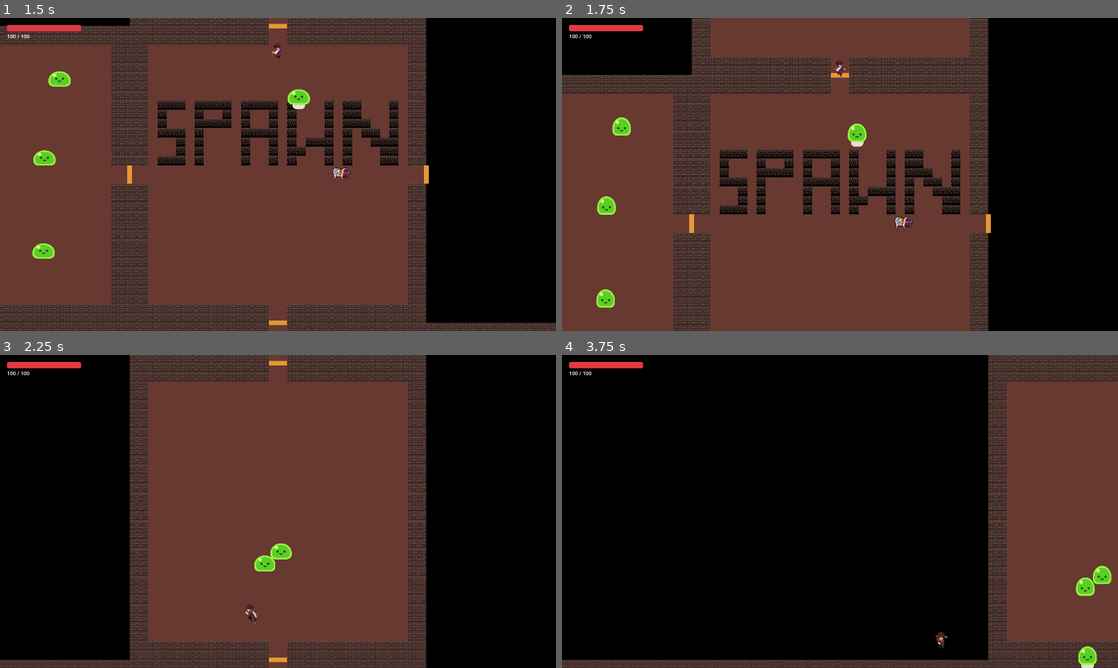
Above: before the commit, frames 1-4 (two rows, left to right).
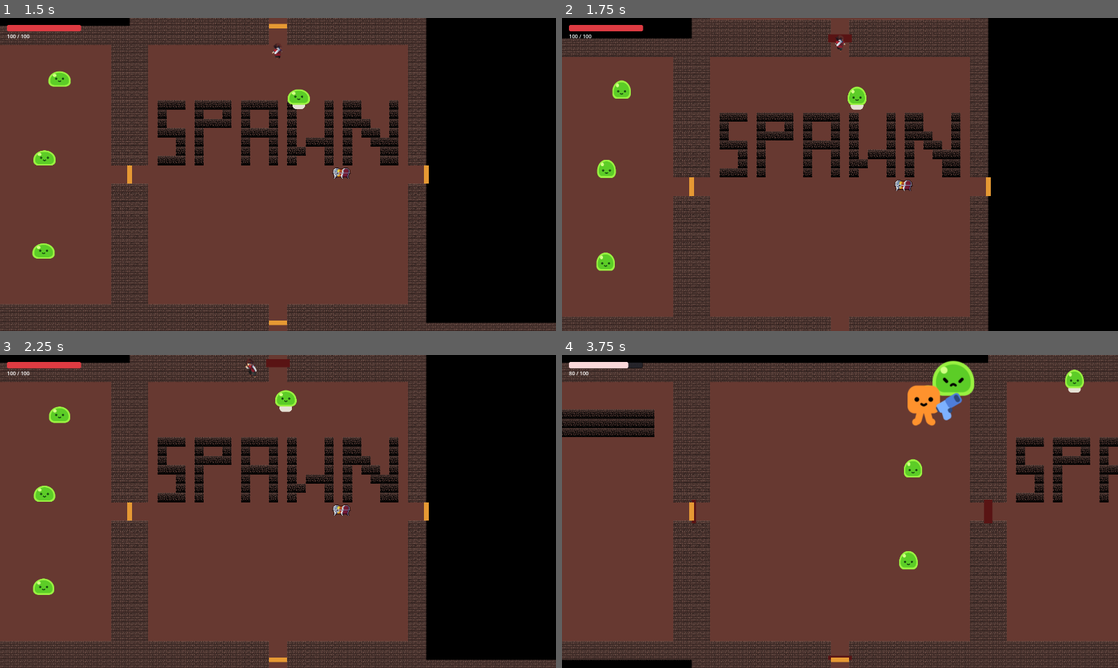
Above: after the commit, the same moments.

Repository: NoahGagnier/game
Game: Godot game, scene res://game.tscn
Same seed, same stepped clock (60 frames per second), same inputs: the game is played once before the commit and once after it.
Inputs (mouse positions are in pixels of both pictures, inside the frame that each line leads up to):
- Up to frame 1 (1.5 s): move the mouse to (250, 237) at 0.52 s; press the mouse at (250, 237) at 0.53 s; hold W (move_up) from 0.53 s (still down); move the mouse to (444, 221) at 1.27 s; release the mouse at (444, 221) at 1.28 s; tap E (interact) at 1.35 s
- Up to frame 2 (1.75 s): keep holding W (move_up)
- Up to frame 3 (2.25 s): move the mouse to (111, 464) at 2.02 s; release W (move_up) at 2.03 s; press the mouse at (111, 464) at 2.03 s; hold A (move_left) from 2.03 s (still down)
- Up to frame 4 (3.75 s): move the mouse to (867, 511) at 2.77 s; release the mouse at (867, 511) at 2.78 s; tap E (interact) at 2.85 s; click (867, 511) at 2.92 s; move the mouse to (756, 433) at 3.52 s; release A (move_left) at 3.53 s; press the mouse at (756, 433) at 3.53 s; hold S (move_down) from 3.53 s (still down)

Frame 1 is identical in both runs. In frame 2, 22% of the frame differs, in the area x 0-78%, y 0-100%; in frame 3, 28%; in frame 4, 75%, in the area x 0-100%, y 1-100%.

Commit message:
locking doors

Diff:
--- /dev/null
+++ b/door.gd
@@ -0,0 +1,18 @@
+class_name Door
+extends StaticBody2D
+
+const HORIZONTAL_SIZE := Vector2(80, 28)
+const VERTICAL_SIZE := Vector2(28, 80)
+
+@onready var _collision: CollisionShape2D = $CollisionShape2D
+@onready var _visual: ColorRect = $Visual
+
+# Orients the door barrier based on which wall it's sitting in. N/S doors are
+# horizontal bars, E/W are vertical bars.
+func set_direction(direction: String) -> void:
+	var size: Vector2 = HORIZONTAL_SIZE if direction == "N" or direction == "S" else VERTICAL_SIZE
+	var fresh := RectangleShape2D.new()
+	fresh.size = size
+	_collision.shape = fresh
+	_visual.size = size
+	_visual.position = -size / 2.0
--- /dev/null
+++ b/door.tscn
@@ -0,0 +1,21 @@
+[gd_scene format=3 uid="uid://cdoorl0ck123"]
+
+[ext_resource type="Script" path="res://door.gd" id="1_door"]
+
+[sub_resource type="RectangleShape2D" id="RectangleShape2D_door"]
+size = Vector2(80, 28)
+
+[node name="Door" type="StaticBody2D"]
+collision_layer = 1
+collision_mask = 0
+script = ExtResource("1_door")
+
+[node name="CollisionShape2D" type="CollisionShape2D" parent="."]
+shape = SubResource("RectangleShape2D_door")
+
+[node name="Visual" type="ColorRect" parent="."]
+offset_left = -40.0
+offset_top = -14.0
+offset_right = 40.0
+offset_bottom = 14.0
+color = Color(0.35, 0.08, 0.08, 1)
--- a/rooms/room.gd
+++ b/rooms/room.gd
@@ -6,6 +6,9 @@
 const ROOM_SIZE: int = 1024
 const CHEST_SCENE: PackedScene = preload("res://chest.tscn")
 const DEFAULT_MOB_SCENE: PackedScene = preload("res://mob1.tscn")
+const DOOR_SCENE: PackedScene = preload("res://door.tscn")
+
+signal cleared(room: Room)
 
 @export var available_doors: Array[String] = ["N", "S", "E", "W"]
 @export var room_type: RoomType = RoomType.NORMAL
@@ -20,14 +23,76 @@
 @export var spawn_margin: float = 160.0
 @export var spawn_enemies_on_ready: bool = true
 
+@export_group("Clearing")
+## If true, doors lock behind the player until every spawned mob is dead.
+@export var locks_doors_when_entered: bool = true
+
+var is_cleared: bool = false
 var _chest: Chest
 var _spawned_mobs: Array[Node2D] = []
+var _doors_locked: bool = false
+var _active_doors: Array[Door] = []
+var _player_was_inside: bool = false
 
 func _ready() -> void:
 	if room_type == RoomType.TREASURE:
 		_spawn_treasure_chest()
 	if spawn_enemies_on_ready and _should_spawn_enemies():
 		_spawn_enemies()
+	if not _has_live_mobs():
+		is_cleared = true
+
+func _physics_process(_delta: float) -> void:
+	_update_entry_lock()
+	if _doors_locked and not _has_live_mobs():
+		_clear_room()
+
+# Watches for the player to walk into the room. On the entry frame, locks doors
+# if there are still live mobs. Once the room is cleared, further entries are
+# no-ops.
+func _update_entry_lock() -> void:
+	if is_cleared or _doors_locked or not locks_doors_when_entered:
+		_player_was_inside = _player_currently_inside()
+		return
+	var inside := _player_currently_inside()
+	if inside and not _player_was_inside and _has_live_mobs():
+		_lock_doors()
+	_player_was_inside = inside
+
+func _player_currently_inside() -> bool:
+	var player := get_tree().get_first_node_in_group("player") as Node2D
+	if player == null:
+		return false
+	var rect := Rect2(global_position, Vector2(ROOM_SIZE, ROOM_SIZE))
+	return rect.has_point(player.global_position)
+
+func _has_live_mobs() -> bool:
+	for m in _spawned_mobs:
+		if is_instance_valid(m):
+			return true
+	return false
+
+func _lock_doors() -> void:
+	if _doors_locked:
+		return
+	_doors_locked = true
+	for direction in available_doors:
+		var door := DOOR_SCENE.instantiate() as Door
+		if door == null:
+			continue
+		add_child(door)
+		door.position = get_door_local_position(direction)
+		door.set_direction(direction)
+		_active_doors.append(door)
+
+func _clear_room() -> void:
+	is_cleared = true
+	_doors_locked = false
+	for d in _active_doors:
+		if is_instance_valid(d):
+			d.queue_free()
+	_active_doors.clear()
+	cleared.emit(self)
 
 # Places a chest at the room's center, unless the scene has a "ChestSpawn"
 # Marker2D child to override the position.
Not shown, added: door.gd.uid
